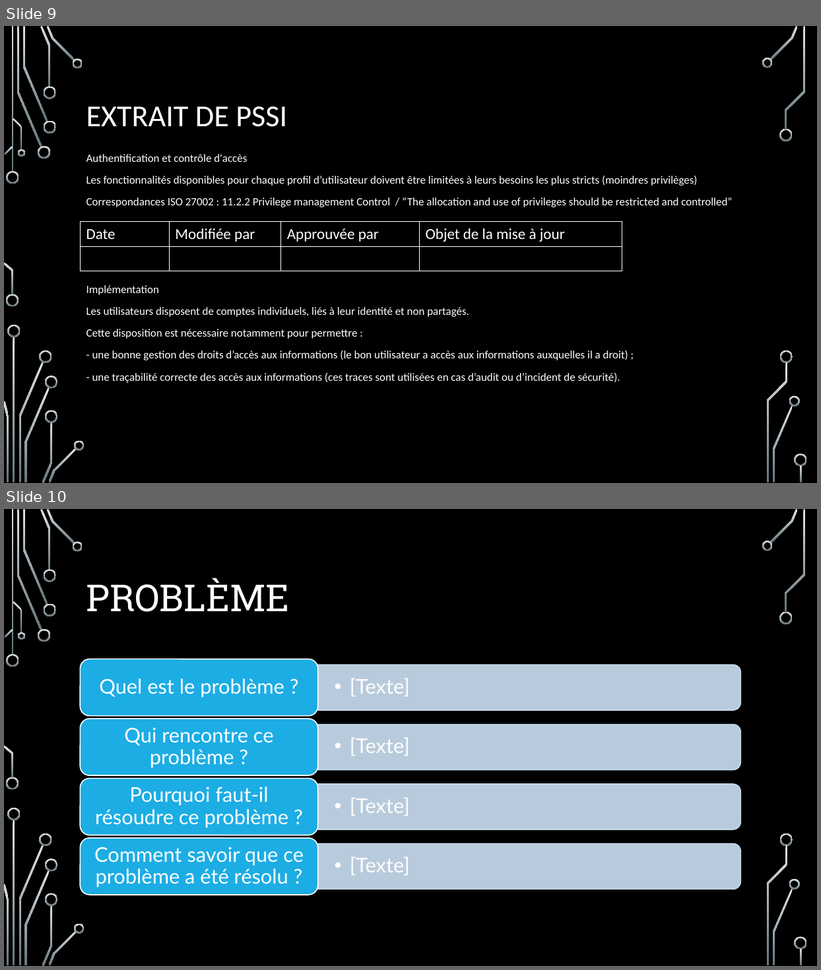
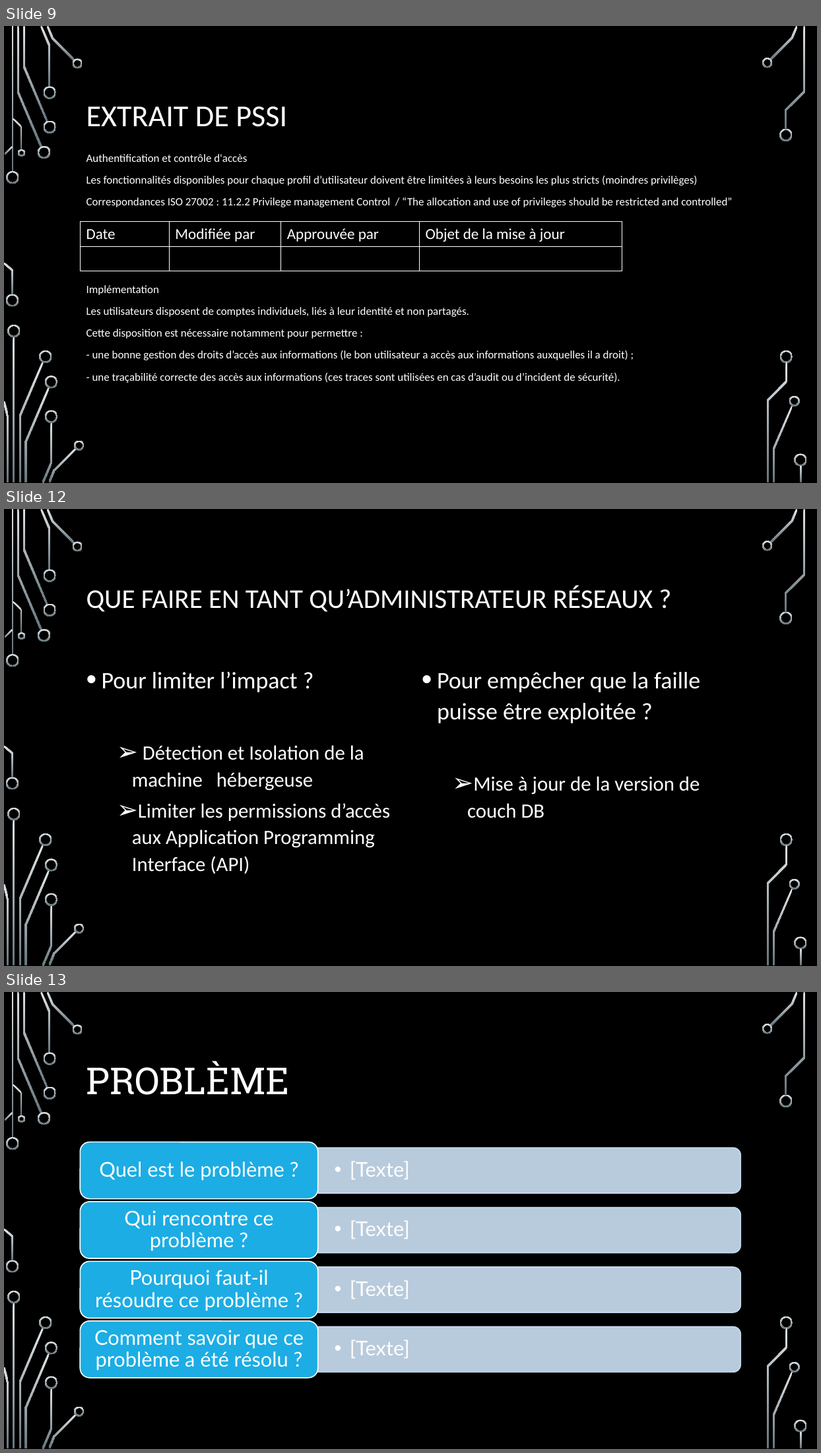
Before and after one commit to Guillaumeclavel/Etude_Faille_CVE_12636, a slide deck: Présentation étude de faille CVE 2017-12635 ET 12636.pptx. Shown one above the other, each under a label of ours: slides 9 and 10 before the commit, slides 9, 12 and 13 after it; the slides between them are not shown. The pictures are 821x970 and 821x1453 pixels, drawn with LibreOffice and Linux fonts; fonts in the diff are those of the drawing; background and template pictures are left out. Boxes give left, top, right and bottom in pixels: in the first picture for what was removed or moved away, otherwise in the second. Text is boxed around its words. In the diff, an @@ line names an element or a change of style, - is before the commit and + after.

```diff
--- a/Présentation étude de faille CVE 2017-12635 ET 12636.pptx
+++ b/Présentation étude de faille CVE 2017-12635 ET 12636.pptx
@@ slide 12 added at (4,509,817,966), background picture (left out); not listed: 36 template elements that a slide beside it also shows @@
@@ title added at (86,586,653,612), 32 pt, text #FFFFFF @@
+QUE FAIRE EN TANT QU’ADMINISTRATEUR RÉSEAUX ?
@@ text added at (102,671,390,874), 24 pt, text #FFFFFF @@
+• Pour limiter l’impact ?
+  ➢ Détection et Isolation de la machine hébergeuse
+  ➢ Limiter les permissions d’accès aux Application Programming Interface (API)
@@ text added at (437,672,700,819), 28 pt, text #FFFFFF @@
+• Pour empêcher que la faille puisse être exploitée ?
+  ➢ Mise à jour de la version de couch DB
@@ what was slide 10 is now slide 13 @@
```
Also in this commit, not shown: 3 slides changed, 2 other slides added.
